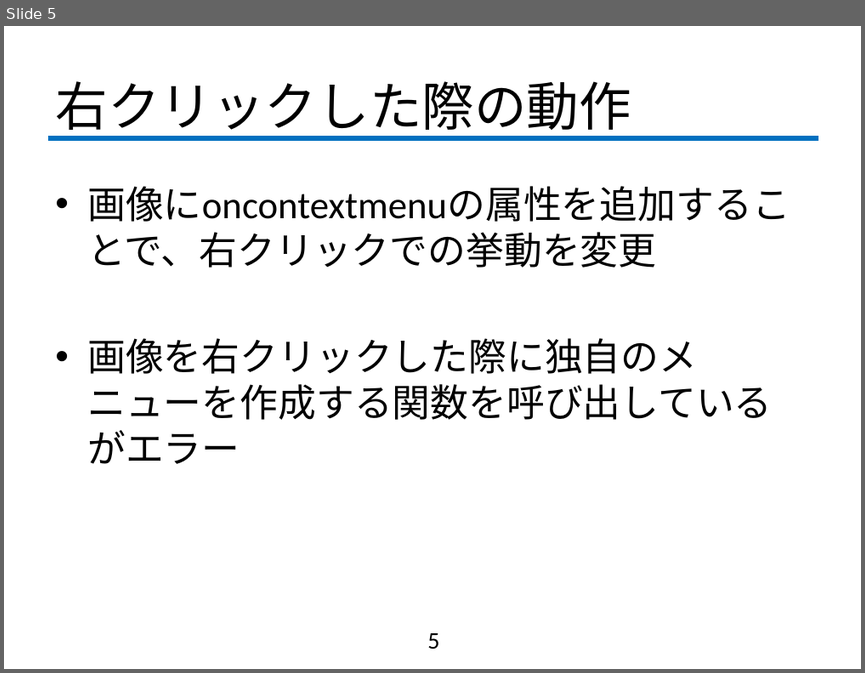
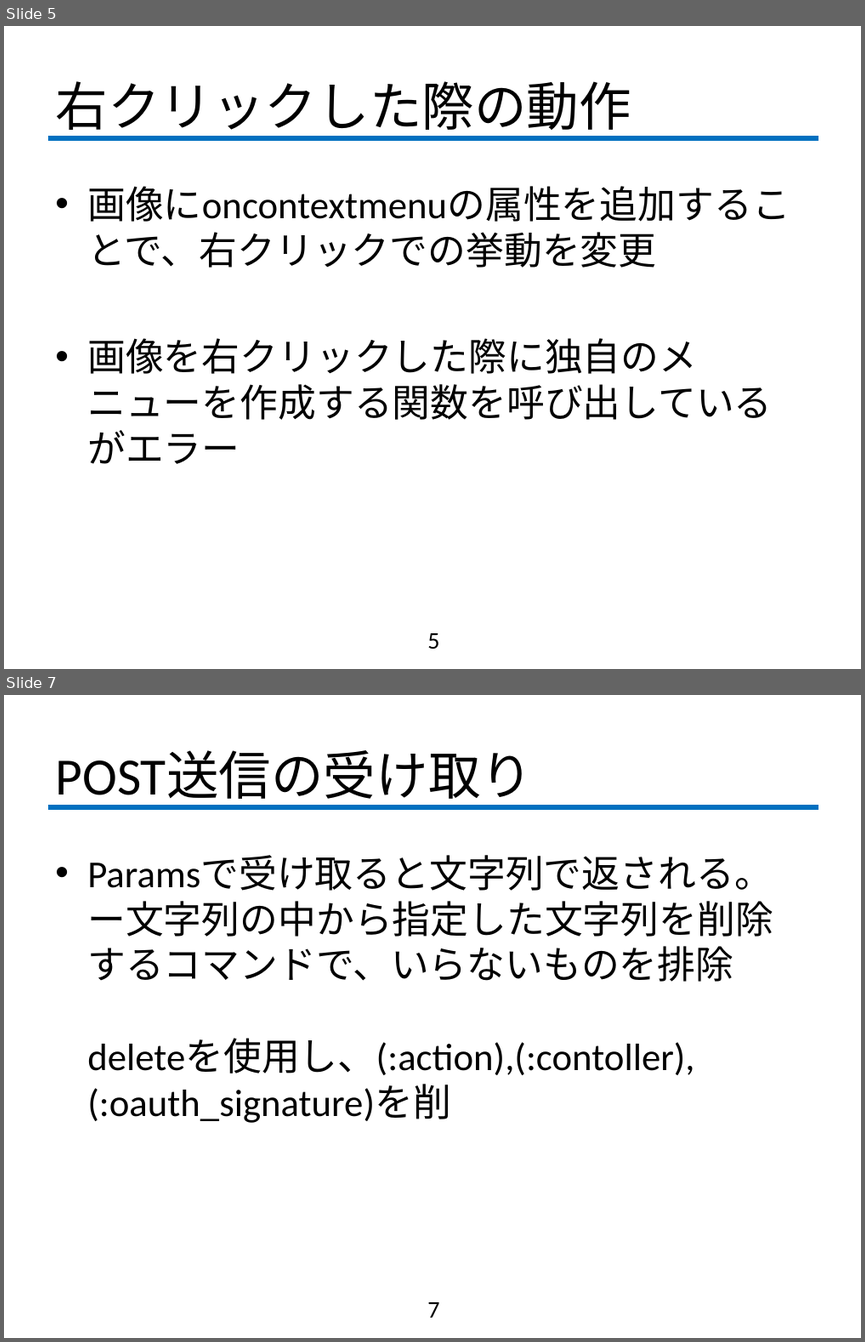
Before and after one commit to fujiLabo/fuji_simu, a slide deck: 1015進捗.pptx. Shown one above the other, each under a label of ours: slide 5 before the commit, slides 5 and 7 after it; the slides between them are not shown. The pictures are 865x673 and 865x1342 pixels, drawn with LibreOffice and Linux fonts; fonts in the diff are those of the drawing; background and template pictures are left out. Boxes give left, top, right and bottom in pixels: in the first picture for what was removed or moved away, otherwise in the second. Text is boxed around its words. In the diff, an @@ line names an element or a change of style, - is before the commit and + after.

```diff
--- a/1015進捗.pptx
+++ b/1015進捗.pptx
@@ slide 7 added at [4,695,861,1338], background #FFFFFF; not listed: 1 template element that a slide beside it also shows @@
@@ title added at [55,751,533,807], 44 pt, text #000000 @@
+POST送信の受け取り
@@ text added at [87,856,773,1123], 32 pt, text #000000 @@
+• Paramsで受け取ると文字列で返される。
+  ー文字列の中から指定した文字列を削除するコマンドで、いらないものを排除
+  deleteを使用し、(:action),(:contoller),(:oauth_signature)を削
@@ page number added at [427,1302,439,1317], 20 pt, text #000000 @@
+7
```
Also in this commit, not shown: 2 slides changed, 5 other slides added, 2 other files.
